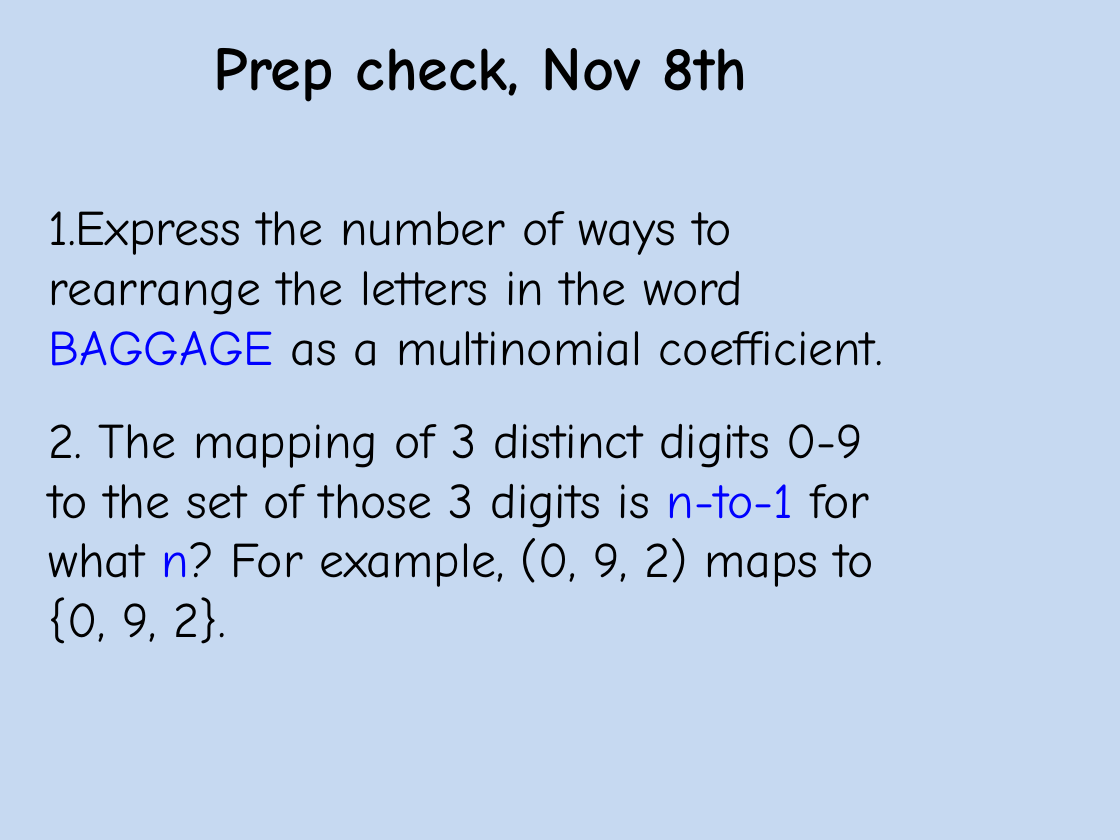
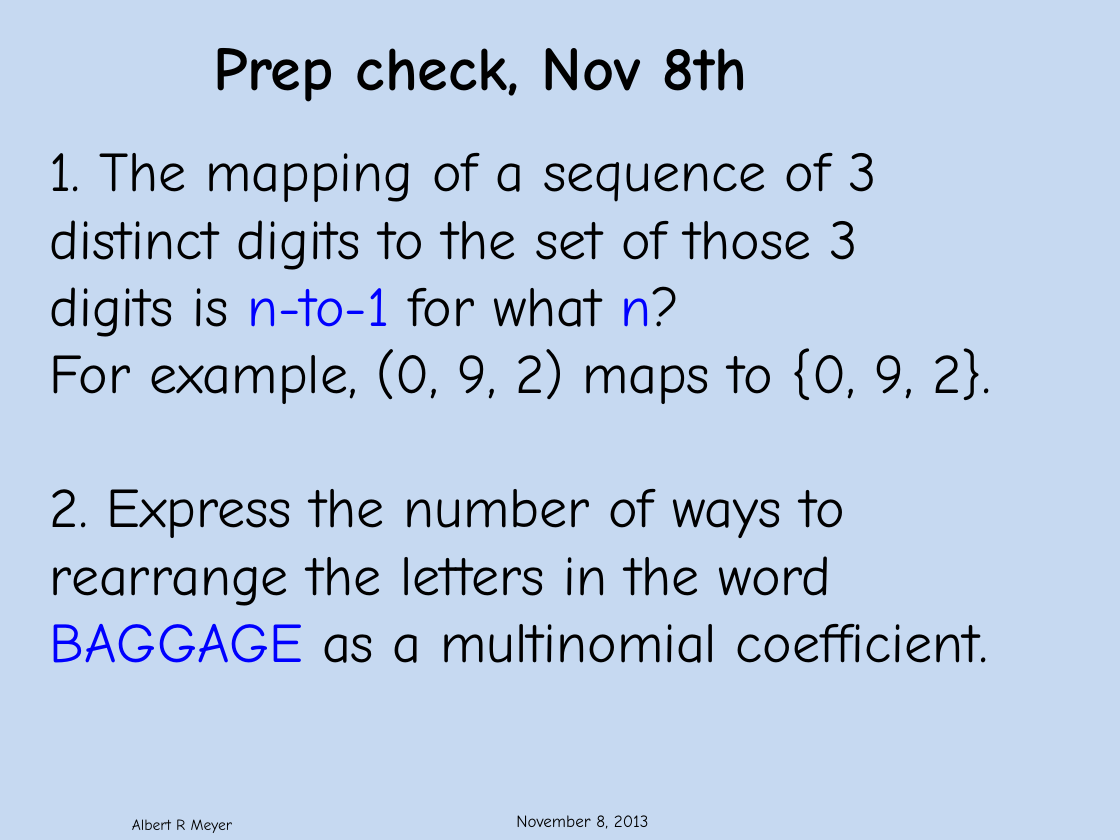
Before and after one commit to armeyer/mcs_web, a slide deck: slide 1 of fall13/slidesF13/prepcheck.11-8.pptx. Drawn at 1120x840 pixels with LibreOffice and Linux fonts; fonts in the diff are those of the drawing; background and template pictures are left out. Boxes give left, top, right and bottom in pixels: in the first picture for what was removed or moved away, otherwise in the second. Text is boxed around its words. In the diff, an @@ line names an element or a change of style, - is before the commit and + after.

```diff
--- a/fall13/slidesF13/prepcheck.11-8.pptx
+++ b/fall13/slidesF13/prepcheck.11-8.pptx
@@ text "1. The mapping of a ...": place and size @@
-text "1. The mapping of a ..." at [49, 211, 883, 644]
+text "1. The mapping of a ..." at [50, 153, 991, 663]
@@ text at [50, 153, 991, 538]: text changed; size 32 to 36 pt @@
-1. Express the number of ways to
+1. The mapping of a sequence of 3
+distinct digits to the set of those 3
+digits is n-to-1 for what n?
+For example, (0, 9, 2) maps to {0, 9, 2}.
+2. Express the number of ways to
@@ text at [49, 424, 874, 644]: paragraphs removed @@
-2. The mapping of 3 distinct digits 0-9
-to the set of those 3 digits is n-to-1 for
-what n? For example, (0, 9, 2) maps to
-{0, 9, 2}.
@@ text at [50, 556, 988, 663]: size 32 to 36 pt in "rearrange the letters in the word", "BAGGAGE as a multinomial coefficient." @@
@@ text added at [132, 819, 232, 833], 10 pt, text #000000 @@
+Albert R Meyer
@@ text added at [516, 815, 649, 829], 11 pt, text #000000 @@
+November 8, 2013
```
Also in this commit, not shown: 2 other files.
